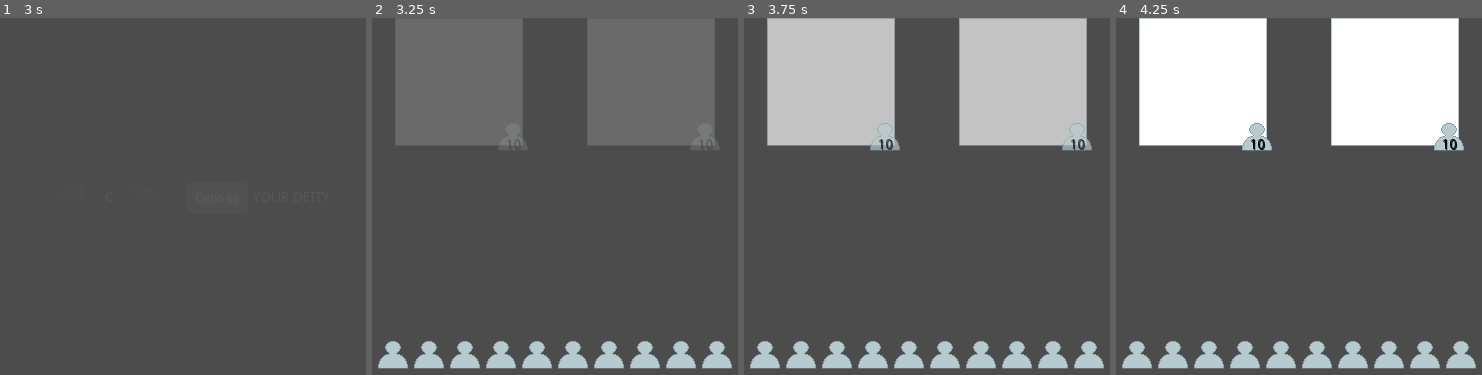
Above: before the commit, frames 1-4 (left to right).
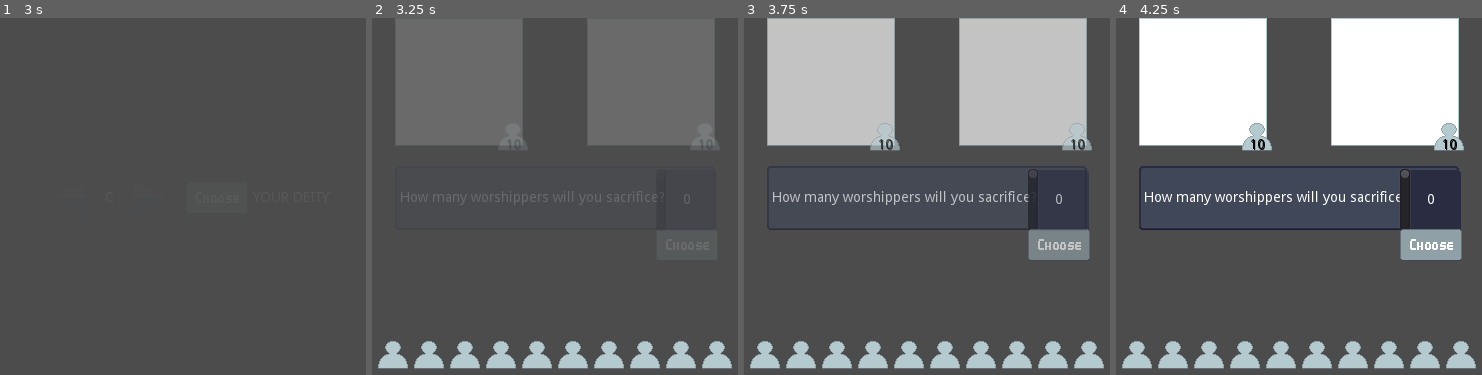
Above: after the commit, the same moments.

Repository: RustyMonky/LudumDare43
Game: Godot game, scene res://scenes/game/game.tscn
Two runs of this game, one before a commit and one after it. Both use one fixed random seed, a clock stepped at 60 frames per second and the inputs below. The project has no main scene, so this scene is started directly.
Inputs (mouse positions are in pixels of both pictures, inside the frame that each line leads up to):
- Up to frame 1 (3 s): click (69, 196) at 0.5 s; click (150, 196) at 1.25 s; click (215, 196) at 2 s; click (69, 196) at 2.75 s
- Up to frame 2 (3.25 s): no input
- Up to frame 3 (3.75 s): click (1058, 246) at 3.52 s
- Up to frame 4 (4.25 s): no input

Frame 1 is identical in both runs. In frame 2, 0.6% of the frame differs, in the area x 7-93%, y 48-65%; in frame 3, 5.1%; in frame 4, 6.0%, in the area x 6-95%, y 41-68%.

Commit message:
Implements prototype text interface and vert scroll ui elements for sacrifice selection

Diff:
--- a/globals/gameData.gd
+++ b/globals/gameData.gd
@@ -3,6 +3,7 @@
 var chosenDiety = null
 var computerFollowerCount = 10
 var playerFollowerCount = 10
+var playerSacrificeCount = 0
 
 func _ready():
 	pass
--- a/scenes/game/game.gd
+++ b/scenes/game/game.gd
@@ -5,6 +5,7 @@
 onready var deityHbox = $ui/uiContainer/deityHbox
 onready var followerHbox = $ui/uiContainer/followerHbox
 onready var playerDeityPanel = $ui/uiContainer/deityHbox/playerDeityPanel
+onready var textInterface = $ui/uiContainer/textInterface
 onready var tween = $tween
 
 var followerIcon = load("res://assets/sprites/ui/icons/follower.png")
@@ -20,7 +21,10 @@
 	playerDeityPanel.setCount(gameData.playerFollowerCount)
 	computerDeityPanel.setCount(gameData.computerFollowerCount)
 	tween.interpolate_property(deityHbox, "modulate", Color(1,1,1,0), Color(1,1,1,1), 1, Tween.TRANS_LINEAR, Tween.EASE_IN)
+	tween.interpolate_property(textInterface, "modulate", Color(1,1,1,0), Color(1,1,1,1), 1, Tween.TRANS_LINEAR, Tween.EASE_IN)
 	tween.start()
+
+	textInterface.setText("How many worshippers will you sacrifice?")
 
 	for i in range(gameData.playerFollowerCount):
 		var follower = TextureRect.new()
--- a/scenes/game/game.tscn
+++ b/scenes/game/game.tscn
@@ -1,11 +1,12 @@
-[gd_scene load_steps=5 format=2]
+[gd_scene load_steps=6 format=2]
 
 [ext_resource path="res://scenes/game/game.gd" type="Script" id=1]
 [ext_resource path="res://ui/themes/deityHbox/deityHbox.tres" type="Theme" id=2]
 [ext_resource path="res://ui/deityPanel/deityPanel.tscn" type="PackedScene" id=3]
-[ext_resource path="res://ui/carousel/carousel.tscn" type="PackedScene" id=4]
+[ext_resource path="res://ui/textInterface/textInterface.tscn" type="PackedScene" id=4]
+[ext_resource path="res://ui/carousel/carousel.tscn" type="PackedScene" id=5]
 
-[node name="game" type="Node2D" index="0"]
+[node name="game" type="Node2D"]
 
 script = ExtResource( 1 )
 
@@ -48,7 +49,7 @@
 size_flags_vertical = 2
 theme = ExtResource( 2 )
 alignment = 1
-_sections_unfolded = [ "Size Flags", "Theme", "Visibility" ]
+_sections_unfolded = [ "Rect", "Size Flags", "Theme", "Visibility" ]
 
 [node name="playerDeityPanel" parent="ui/uiContainer/deityHbox" index="0" instance=ExtResource( 3 )]
 
@@ -56,9 +57,9 @@
 anchor_top = 0.0
 anchor_right = 0.0
 anchor_bottom = 0.0
-margin_left = 190.0
+margin_left = 160.0
 margin_top = 0.0
-margin_right = 318.0
+margin_right = 288.0
 margin_bottom = 128.0
 
 [node name="computerDeityPanel" parent="ui/uiContainer/deityHbox" index="1" instance=ExtResource( 3 )]
@@ -67,14 +68,19 @@
 anchor_top = 0.0
 anchor_right = 0.0
 anchor_bottom = 0.0
-margin_left = 322.0
+margin_left = 352.0
 margin_top = 0.0
-margin_right = 450.0
+margin_right = 480.0
 margin_bottom = 128.0
 
-[node name="carousel" parent="ui/uiContainer" index="1" instance=ExtResource( 4 )]
+[node name="textInterface" parent="ui/uiContainer" index="1" instance=ExtResource( 4 )]
 
-[node name="followerHbox" type="HBoxContainer" parent="ui/uiContainer" index="2"]
+modulate = Color( 1, 1, 1, 0 )
+_sections_unfolded = [ "Rect", "Visibility" ]
+
+[node name="carousel" parent="ui/uiContainer" index="2" instance=ExtResource( 5 )]
+
+[node name="followerHbox" type="HBoxContainer" parent="ui/uiContainer" index="3"]
 
 anchor_left = 0.0
 anchor_top = 1.0
--- /dev/null
+++ b/ui/textInterface/textInterface.gd
@@ -0,0 +1,10 @@
+extends CenterContainer
+
+onready var label = $patch/patchMargins/label
+onready var vertScroll = $patch/vertScroll
+
+func _ready():
+	pass
+
+func setText(labelText):
+	label.text = String(labelText)
--- /dev/null
+++ b/ui/textInterface/textInterface.tscn
@@ -0,0 +1,103 @@
+[gd_scene load_steps=4 format=2]
+
+[ext_resource path="res://ui/textInterface/textInterface.gd" type="Script" id=1]
+[ext_resource path="res://assets/sprites/ui/panels/text-patch.png" type="Texture" id=2]
+[ext_resource path="res://ui/vertScroll/vertScroll.tscn" type="PackedScene" id=3]
+
+[node name="textInterface" type="CenterContainer" index="0"]
+
+anchor_left = 0.5
+anchor_top = 0.5
+anchor_right = 0.5
+anchor_bottom = 0.5
+margin_left = -160.0
+margin_top = -32.0
+margin_right = 160.0
+margin_bottom = 32.0
+rect_pivot_offset = Vector2( 0, 0 )
+rect_clip_content = false
+mouse_filter = 0
+mouse_default_cursor_shape = 0
+size_flags_horizontal = 1
+size_flags_vertical = 1
+use_top_left = false
+script = ExtResource( 1 )
+_sections_unfolded = [ "Rect" ]
+
+[node name="patch" type="NinePatchRect" parent="." index="0"]
+
+anchor_left = 0.0
+anchor_top = 0.0
+anchor_right = 0.0
+anchor_bottom = 0.0
+margin_right = 320.0
+margin_bottom = 64.0
+rect_min_size = Vector2( 320, 64 )
+rect_pivot_offset = Vector2( 0, 0 )
+rect_clip_content = false
+mouse_filter = 2
+mouse_default_cursor_shape = 0
+size_flags_horizontal = 1
+size_flags_vertical = 1
+texture = ExtResource( 2 )
+patch_margin_left = 3
+patch_margin_top = 3
+patch_margin_right = 3
+patch_margin_bottom = 3
+_sections_unfolded = [ "Patch Margin", "Rect" ]
+
+[node name="patchMargins" type="MarginContainer" parent="patch" index="0"]
+
+editor/display_folded = true
+anchor_left = 0.0
+anchor_top = 0.0
+anchor_right = 1.0
+anchor_bottom = 1.0
+margin_left = 5.0
+margin_top = 5.0
+margin_right = -5.0
+margin_bottom = -5.0
+rect_pivot_offset = Vector2( 0, 0 )
+rect_clip_content = false
+mouse_filter = 0
+mouse_default_cursor_shape = 0
+size_flags_horizontal = 1
+size_flags_vertical = 1
+_sections_unfolded = [ "Margin", "Rect" ]
+
+[node name="label" type="Label" parent="patch/patchMargins" index="0"]
+
+anchor_left = 0.0
+anchor_top = 0.0
+anchor_right = 0.0
+anchor_bottom = 0.0
+margin_left = 8.0
+margin_right = 310.0
+margin_bottom = 54.0
+rect_min_size = Vector2( 0, 54 )
+rect_pivot_offset = Vector2( 0, 0 )
+rect_clip_content = false
+mouse_filter = 2
+mouse_default_cursor_shape = 0
+size_flags_horizontal = 1
+size_flags_vertical = 4
+valign = 1
+autowrap = true
+percent_visible = 1.0
+lines_skipped = 0
+max_lines_visible = -1
+_sections_unfolded = [ "Margin", "Rect" ]
+
+[node name="vertScroll" parent="patch" index="1" instance=ExtResource( 3 )]
+
+anchor_left = 0.0
+anchor_top = 0.0
+anchor_right = 0.0
+anchor_bottom = 0.0
+margin_left = 260.0
+margin_top = 2.0
+margin_right = 324.0
+margin_bottom = 66.0
+rect_min_size = Vector2( 54, 54 )
+stretch_mode = 5
+_sections_unfolded = [ "Anchor", "Margin", "Rect", "Theme" ]
--- /dev/null
+++ b/ui/vertScroll/vertScroll.gd
@@ -0,0 +1,35 @@
+extends TextureRect
+
+onready var scrollBar = $scrollBar
+onready var scrollLabel = $scrollLabel
+onready var submit = $submit
+
+func _ready():
+	setMax(gameData.playerFollowerCount)
+	set_process(true)
+
+func _process(delta):
+	setText(String(scrollBar.value))
+
+# setMax
+# param [Float||Integer]
+# Updates the scroll bar's max value
+func setMax(maxValue):
+	scrollBar.set_max(float(maxValue))
+
+# setText
+# param [String]
+# Sets the text of the scroll label
+func setText(labelText):
+	scrollLabel.text = labelText
+
+# Signals
+
+# Sets the number of followers to sacrifice
+func _on_submit_pressed():
+	gameData.playerSacrificeCount = scrollBar.value
+	print(gameData.playerSacrificeCount)
+
+# Disables the button
+func _on_submit_button_up():
+	submit.disabled = true
--- /dev/null
+++ b/ui/vertScroll/vertScroll.tscn
@@ -0,0 +1,102 @@
+[gd_scene load_steps=4 format=2]
+
+[ext_resource path="res://assets/sprites/ui/panels/dark-square.png" type="Texture" id=1]
+[ext_resource path="res://ui/vertScroll/vertScroll.gd" type="Script" id=2]
+[ext_resource path="res://assets/sprites/ui/buttons/choose.png" type="Texture" id=3]
+
+[node name="vertScroll" type="TextureRect"]
+
+anchor_left = 0.5
+anchor_top = 0.5
+anchor_right = 0.5
+anchor_bottom = 0.5
+margin_left = -27.0
+margin_top = -27.0
+margin_right = 27.0
+margin_bottom = 27.0
+rect_pivot_offset = Vector2( 0, 0 )
+rect_clip_content = false
+mouse_filter = 1
+mouse_default_cursor_shape = 0
+size_flags_horizontal = 1
+size_flags_vertical = 1
+texture = ExtResource( 1 )
+stretch_mode = 0
+script = ExtResource( 2 )
+_sections_unfolded = [ "Rect", "Theme" ]
+
+[node name="scrollBar" type="VScrollBar" parent="." index="0"]
+
+anchor_left = 0.0
+anchor_top = 0.0
+anchor_right = 0.0
+anchor_bottom = 1.0
+margin_right = 12.0
+rect_pivot_offset = Vector2( 0, 0 )
+rect_clip_content = false
+mouse_filter = 0
+mouse_default_cursor_shape = 6
+size_flags_horizontal = 0
+size_flags_vertical = 1
+min_value = 0.0
+max_value = 100.0
+step = 0.0
+page = 0.0
+value = 0.0
+exp_edit = false
+rounded = true
+custom_step = -1.0
+_sections_unfolded = [ "Focus", "Mouse", "Rect" ]
+
+[node name="scrollLabel" type="Label" parent="." index="1"]
+
+anchor_left = 0.5
+anchor_top = 0.5
+anchor_right = 0.5
+anchor_bottom = 0.5
+margin_left = -32.0
+margin_top = -32.0
+margin_right = 32.0
+margin_bottom = 32.0
+rect_pivot_offset = Vector2( 0, 0 )
+rect_clip_content = false
+mouse_filter = 2
+mouse_default_cursor_shape = 0
+size_flags_horizontal = 1
+size_flags_vertical = 4
+align = 1
+valign = 1
+autowrap = true
+uppercase = true
+percent_visible = 1.0
+lines_skipped = 0
+max_lines_visible = -1
+_sections_unfolded = [ "Rect" ]
+
+[node name="submit" type="TextureButton" parent="." index="2"]
+
+anchor_left = 0.0
+anchor_top = 0.0
+anchor_right = 0.0
+anchor_bottom = 0.0
+margin_top = 45.0
+margin_right = 40.0
+margin_bottom = 40.0
+rect_pivot_offset = Vector2( 0, 0 )
+rect_clip_content = false
+focus_mode = 2
+mouse_filter = 0
+mouse_default_cursor_shape = 0
+size_flags_horizontal = 1
+size_flags_vertical = 1
+toggle_mode = false
+enabled_focus_mode = 2
+shortcut = null
+group = null
+texture_normal = ExtResource( 3 )
+stretch_mode = 4
+_sections_unfolded = [ "Margin", "Textures" ]
+
+[connection signal="button_up" from="submit" to="." method="_on_submit_button_up"]
+
+[connection signal="pressed" from="submit" to="." method="_on_submit_pressed"]
Binary file added: assets/sprites/ui/panels/dark-square.png
Not shown, added: assets/sprites/ui/panels/dark-square.png.import
Binary file added: assets/sprites/ui/panels/text-patch.png
Not shown, added: assets/sprites/ui/panels/text-patch.png.import
